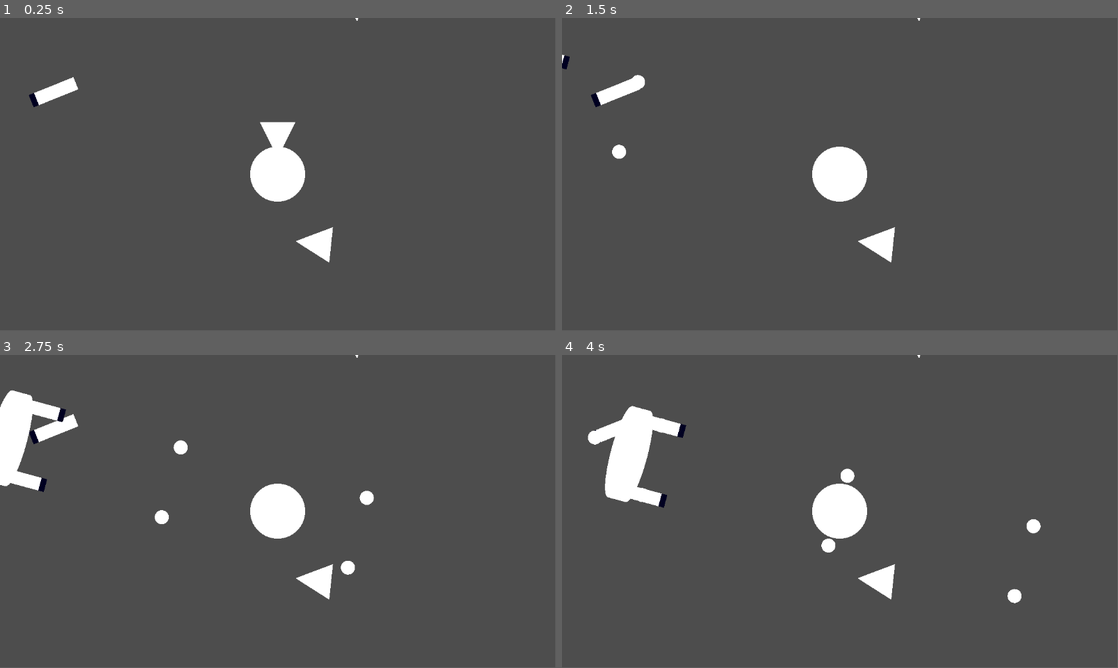
Above: before the commit, frames 1-4 (two rows, left to right).
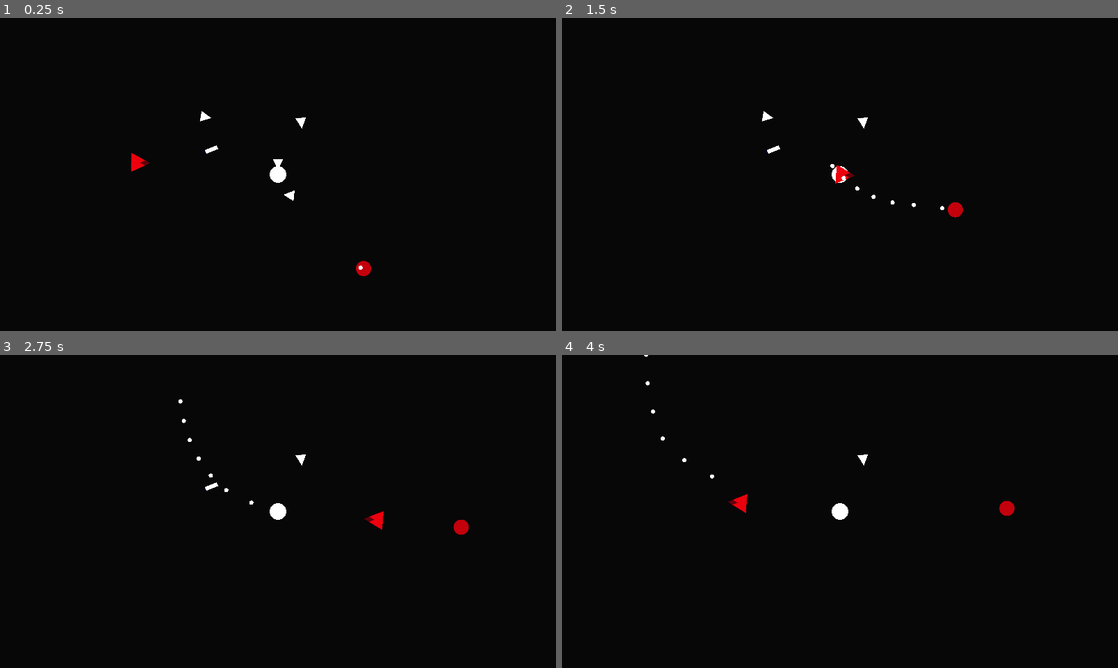
Above: after the commit, the same moments.

Repository: Leeway001Write/melonJam6
Game: Godot game, scene res://Levels/world.tscn
Two runs of this game, one before a commit and one after it. Both use one fixed random seed, a clock stepped at 60 frames per second and the inputs below.
Inputs:
- Up to frame 1 (0.25 s): no input
- Up to frame 2 (1.5 s): tap Enter at 0.5 s; hold D (right) 0.53-1.28 s; hold Space (fire, bound only after the commit) 0.53-1.28 s; hold A (left) from 1.28 s (still down); tap X (DestroyTest) at 1.35 s
- Up to frame 3 (2.75 s): tap Space (fire, bound only after the commit) at 1.55 s; release A (left) at 2.03 s; hold D (right) from 2.03 s (still down); hold Space (fire, bound only after the commit) from 2.03 s (still down)
- Up to frame 4 (4 s): release D (right) at 2.78 s; release Space (fire, bound only after the commit) at 2.78 s; hold W (forward) 2.78-3.53 s; tap Space (fire, bound only after the commit) at 2.85 s; hold A (left) from 3.53 s (still down); hold Space (fire, bound only after the commit) from 3.53 s (still down); tap X (DestroyTest) at 3.6 s
In our replay, the window is 799x449 before the commit and 800x450 after it. These sizes can differ from the game's own. Grey fills any space a smaller window leaves; there, only what the larger window draws over its background counts as a difference.

The runs differ from the first frame. In frame 1, 99% of the frame differs, in the area x 0-100%, y 0-100%; in frame 2, 100%; in frame 3, 100%; in frame 4, 100%.

Commit message:
Added in two enemies and the sfx.

Diff:
--- a/escape-from-greenland/Levels/world.tscn
+++ b/escape-from-greenland/Levels/world.tscn
@@ -1,35 +1,49 @@
-[gd_scene load_steps=6 format=3 uid="uid://yueyhrgmxpo4"]
+[gd_scene load_steps=7 format=3 uid="uid://yueyhrgmxpo4"]
 
 [ext_resource type="PackedScene" uid="uid://gjus2b6qt6k1" path="res://Prefabs/ship.tscn" id="1_kycxd"]
 [ext_resource type="PackedScene" uid="uid://6t48r1sfmkgl" path="res://Prefabs/booster.tscn" id="2_kycxd"]
 [ext_resource type="PackedScene" uid="uid://ccrjlto8qhso5" path="res://Prefabs/gun.tscn" id="3_pa6j6"]
-[ext_resource type="PackedScene" uid="uid://boaxflxn4ts0a" path="res://Prefabs/enemy.tscn" id="4_4dvsh"]
-[ext_resource type="PackedScene" uid="uid://bvx2yw0dxqd2i" path="res://Prefabs/asteroid.tscn" id="5_ks8n1"]
+[ext_resource type="PackedScene" uid="uid://rk3w2tikjskl" path="res://Prefabs/charging-enemy.tscn" id="4_4dvsh"]
+[ext_resource type="PackedScene" uid="uid://bn1lygxg8oxdq" path="res://Prefabs/path-enemy.tscn" id="5_ks8n1"]
+
+[sub_resource type="QuadMesh" id="QuadMesh_4dvsh"]
 
 [node name="World" type="Node2D"]
-
-[node name="Asteroid" parent="." instance=ExtResource("5_ks8n1")]
-position = Vector2(1217, 443)
 
 [node name="Ship" parent="." instance=ExtResource("1_kycxd")]
 position = Vector2(571, 81)
 
-[node name="Booster" parent="." instance=ExtResource("2_kycxd")]
+[node name="Items" type="Node2D" parent="."]
+
+[node name="Booster" parent="Items" instance=ExtResource("2_kycxd")]
 position = Vector2(645, 224)
 rotation = 1.67462
 
-[node name="Booster2" parent="." instance=ExtResource("2_kycxd")]
+[node name="Booster2" parent="Items" instance=ExtResource("2_kycxd")]
 position = Vector2(732, -273)
 rotation = -0.108523
 
-[node name="Booster3" parent="." instance=ExtResource("2_kycxd")]
+[node name="Booster3" parent="Items" instance=ExtResource("2_kycxd")]
 position = Vector2(74, -315)
-rotation = 4.8862
+rotation = -1.39699
 
-[node name="Gun" parent="." instance=ExtResource("3_pa6j6")]
+[node name="Gun" parent="Items" instance=ExtResource("3_pa6j6")]
 position = Vector2(106, -89)
 rotation = 1.18919
 
-[node name="Enemy" parent="." instance=ExtResource("4_4dvsh")]
-position = Vector2(-252, -142)
-rotation = 0.306738
+[node name="Backgrounds" type="Node2D" parent="."]
+
+[node name="Backdrop" type="MeshInstance2D" parent="Backgrounds"]
+modulate = Color(0.0283017, 0.0283017, 0.0283017, 1)
+z_index = -99
+position = Vector2(571, 81)
+scale = Vector2(41818.7, 17565.5)
+mesh = SubResource("QuadMesh_4dvsh")
+
+[node name="Enemies" type="Node2D" parent="."]
+
+[node name="ChargingEnemy" parent="Enemies" instance=ExtResource("4_4dvsh")]
+position = Vector2(-377, 0)
+
+[node name="PathEnemy" parent="." instance=ExtResource("5_ks8n1")]
+position = Vector2(1137, 135)
--- a/escape-from-greenland/Prefabs/bullet.tscn
+++ b/escape-from-greenland/Prefabs/bullet.tscn
@@ -15,7 +15,7 @@
 scale = Vector2(29.1249, 29.1249)
 mesh = SubResource("SphereMesh_7dga7")
 
-[node name="Area2D" type="Area2D" parent="."]
+[node name="Area2D" type="Area2D" parent="." groups=["PlayerBullet"]]
 
 [node name="CollisionShape2D" type="CollisionShape2D" parent="Area2D"]
 shape = SubResource("CircleShape2D_0oen4")
--- /dev/null
+++ b/escape-from-greenland/Prefabs/charging-enemy.tscn
@@ -0,0 +1,42 @@
+[gd_scene load_steps=5 format=3 uid="uid://rk3w2tikjskl"]
+
+[ext_resource type="Script" uid="uid://dvig3630g5roh" path="res://Scripts/charging-enemy.gd" id="1_ra6xg"]
+
+[sub_resource type="PrismMesh" id="PrismMesh_ra6xg"]
+
+[sub_resource type="PrismMesh" id="PrismMesh_e1giq"]
+
+[sub_resource type="CircleShape2D" id="CircleShape2D_ra6xg"]
+
+[node name="ChargingEnemy" type="CharacterBody2D"]
+script = ExtResource("1_ra6xg")
+speed = 1100.0
+health = 3
+
+[node name="MeshInstance2D" type="MeshInstance2D" parent="."]
+modulate = Color(0.926739, 0, 0.050885, 1)
+clip_children = 2
+rotation = -1.57079
+scale = Vector2(131.134, 131.134)
+mesh = SubResource("PrismMesh_ra6xg")
+
+[node name="MeshInstance2D" type="MeshInstance2D" parent="MeshInstance2D"]
+modulate = Color(0.415686, 0.168627, 1, 1)
+position = Vector2(-9.31323e-10, 0.463659)
+rotation = 3.14159
+mesh = SubResource("PrismMesh_e1giq")
+
+[node name="Timer" type="Timer" parent="."]
+wait_time = 1.5
+one_shot = true
+
+[node name="Area2D" type="Area2D" parent="."]
+scale = Vector2(1.64328, 1.64328)
+
+[node name="CollisionShape2D" type="CollisionShape2D" parent="Area2D"]
+position = Vector2(-11, 1)
+scale = Vector2(3.23013, 3.23013)
+shape = SubResource("CircleShape2D_ra6xg")
+
+[connection signal="timeout" from="Timer" to="." method="_on_timer_timeout"]
+[connection signal="area_entered" from="Area2D" to="." method="_on_area_entered"]
--- a/escape-from-greenland/Prefabs/enemy_gun.tscn
+++ b/escape-from-greenland/Prefabs/enemy_gun.tscn
@@ -1,6 +1,6 @@
 [gd_scene load_steps=3 format=3 uid="uid://dq5diuh35es7e"]
 
-[ext_resource type="Script" uid="uid://cckfj4ob3h2rp" path="res://Scripts/enemy_gun.gd" id="1_nbj55"]
+[ext_resource type="Script" uid="uid://cckfj4ob3h2rp" path="res://Scripts/enemy-gun.gd" id="1_nbj55"]
 
 [sub_resource type="QuadMesh" id="QuadMesh_nbj55"]
 
--- a/escape-from-greenland/Prefabs/gun.tscn
+++ b/escape-from-greenland/Prefabs/gun.tscn
@@ -9,6 +9,7 @@
 
 [node name="Gun" type="CharacterBody2D"]
 script = ExtResource("1_3se71")
+speed = 1750
 health = 1
 
 [node name="MeshInstance2D" type="MeshInstance2D" parent="."]
@@ -31,6 +32,7 @@
 position = Vector2(0, 46)
 
 [node name="Timer" type="Timer" parent="."]
+wait_time = 0.1
 autostart = true
 
 [connection signal="area_entered" from="Area2D" to="." method="_on_area_2d_area_entered"]
--- /dev/null
+++ b/escape-from-greenland/Prefabs/path-enemy.tscn
@@ -0,0 +1,47 @@
+[gd_scene load_steps=6 format=3 uid="uid://bn1lygxg8oxdq"]
+
+[ext_resource type="Script" uid="uid://nhaxthi3vtxm" path="res://Scripts/flying-enemy.gd" id="1_kegwy"]
+[ext_resource type="Script" uid="uid://cwrywos85w8re" path="res://Scripts/path-enemy-control.gd" id="1_lldgc"]
+
+[sub_resource type="Curve2D" id="Curve2D_lldgc"]
+_data = {
+"points": PackedVector2Array(0, 0, 0, 0, -5, 688, 0, 0, 0, 0, 148, 213, 0, 0, 0, 0, 878, 3, 0, 0, 0, 0, 158, -191, 0, 0, 0, 0, -7, -942, 0, 0, 0, 0, -178, -191, 0, 0, 0, 0, -1110, 0, 0, 0, 0, 0, -204, 208, 0, 0, 0, 0, -5, 688)
+}
+point_count = 9
+
+[sub_resource type="SphereMesh" id="SphereMesh_lldgc"]
+
+[sub_resource type="CircleShape2D" id="CircleShape2D_lldgc"]
+
+[node name="PathEnemy" type="Path2D"]
+curve = SubResource("Curve2D_lldgc")
+script = ExtResource("1_lldgc")
+speed = 6.5
+max_dist = 900.0
+bullet_speed = 750.0
+
+[node name="PathFollow2D" type="PathFollow2D" parent="."]
+position = Vector2(-5, 688)
+rotation = -1.25918
+
+[node name="Enemy" type="CharacterBody2D" parent="."]
+script = ExtResource("1_kegwy")
+health = 3
+
+[node name="MeshInstance2D" type="MeshInstance2D" parent="Enemy"]
+modulate = Color(0.764286, 0, 0.0491592, 1)
+scale = Vector2(105.127, 105.127)
+mesh = SubResource("SphereMesh_lldgc")
+
+[node name="Area2D" type="Area2D" parent="Enemy" groups=["DamagePlayer"]]
+
+[node name="CollisionShape2D" type="CollisionShape2D" parent="Enemy/Area2D"]
+scale = Vector2(5.32855, 5.32855)
+shape = SubResource("CircleShape2D_lldgc")
+
+[node name="Timer" type="Timer" parent="."]
+wait_time = 0.2
+autostart = true
+
+[connection signal="area_entered" from="Enemy/Area2D" to="Enemy" method="_on_area_entered"]
+[connection signal="timeout" from="Timer" to="." method="_on_timer_timeout"]
--- a/escape-from-greenland/Prefabs/ship.tscn
+++ b/escape-from-greenland/Prefabs/ship.tscn
@@ -42,6 +42,7 @@
 shape = SubResource("CircleShape2D_88h6h")
 
 [node name="Camera2D" type="Camera2D" parent="."]
+zoom = Vector2(0.5, 0.5)
 position_smoothing_enabled = true
 
 [connection signal="area_entered" from="Area2D" to="." method="_on_area_2d_area_entered"]
--- /dev/null
+++ b/escape-from-greenland/Scripts/charging-enemy.gd
@@ -0,0 +1,31 @@
+extends Enemy
+
+@export var speed: float = 700
+@onready var player:CharacterBody2D = get_tree().get_first_node_in_group('Player')
+var charging = false
+
+func _ready() -> void:
+	_charge()
+
+func _physics_process(delta: float) -> void:
+	if charging:
+		velocity = Vector2.RIGHT.rotated(rotation) * speed
+		move_and_slide()
+	else:
+		velocity = Vector2.ZERO
+
+func _charge():
+	var dist = sqrt((player.global_position.x - global_position.x) * (player.global_position.x - global_position.x) + (player.global_position.y - global_position.y) * (player.global_position.y - global_position.y))
+	print_debug(dist)
+	var diff = player.global_position - global_position
+	var tween = get_tree().create_tween()
+	tween.tween_property(self, 'rotation', atan2(diff.y, diff.x), .6)
+	await get_tree().create_timer(.6).timeout
+	charging = true
+	$Timer.start()
+
+
+
+func _on_timer_timeout() -> void:
+	charging = false
+	_charge()
--- /dev/null
+++ b/escape-from-greenland/Scripts/enemy-general.gd
@@ -0,0 +1,14 @@
+extends CharacterBody2D
+
+class_name Enemy
+
+@export var health:int
+
+func _on_area_entered(area:Area2D):
+	if area.is_in_group('PlayerBullet'):
+		_hurt()
+
+func _hurt():
+	health -= 1
+	if health <= 0:
+		queue_free()
--- /dev/null
+++ b/escape-from-greenland/Scripts/flying-enemy.gd
@@ -0,0 +1 @@
+extends Enemy
--- a/escape-from-greenland/Scripts/gun.gd
+++ b/escape-from-greenland/Scripts/gun.gd
@@ -4,6 +4,7 @@
 
 @export var speed = 500
 @onready var bullet = preload("res://Prefabs/bullet.tscn")
+@onready var ship:CharacterBody2D = get_tree().get_first_node_in_group('Player')
 var dir = Vector2.ZERO
 
 
@@ -13,7 +14,8 @@
 
 
 func _on_timer_timeout() -> void:
+	if not Input.is_action_pressed('fire') or not attached: return
 	var bullet_inst:CharacterBody2D = bullet.instantiate()
-	bullet_inst.velocity = dir * speed
+	bullet_inst.velocity = dir * speed + ship.velocity
 	bullet_inst.global_position = $ForwardPos.global_position
 	get_tree().root.add_child.call_deferred(bullet_inst)
--- /dev/null
+++ b/escape-from-greenland/Scripts/path-enemy-control.gd
@@ -0,0 +1,35 @@
+extends Path2D
+
+@export var speed:float
+@export var max_dist:float
+@export var bullet_speed:float
+
+@onready var path_follow = $PathFollow2D
+@onready var enemy_ship = $Enemy
+@onready var player:CharacterBody2D = get_tree().get_first_node_in_group('Player')
+@onready var bullet = preload("res://Prefabs/bullet.tscn")
+
+var firing = true
+
+func _physics_process(delta: float) -> void:
+	path_follow.progress += speed
+	enemy_ship.global_position = path_follow.global_position
+	# Basically just the distance formula to see how far the player is
+	var enemy_dist = sqrt(((enemy_ship.global_position.x - player.global_position.x) ** 2.0) + ((enemy_ship.global_position.y - player.global_position.y) ** 2.0))
+	firing = enemy_dist < max_dist
+
+
+
+
+func _on_timer_timeout() -> void:
+	if firing:
+		var bullet_inst = bullet.instantiate()
+		bullet_inst.global_position = enemy_ship.global_position
+
+		# Calculate the direction of the bullets
+		var bullet_vector = Vector2(player.global_position - enemy_ship.global_position).normalized()
+		# Remove the bullet from the wrong class and put it in the right class
+		bullet_inst.find_child('Area2D').remove_from_group('PlayerBullet')
+		bullet_inst.find_child('Area2D').add_to_group('DamagePlayer')
+		bullet_inst.velocity = bullet_vector * bullet_speed
+		get_tree().root.add_child.call_deferred(bullet_inst)
--- a/escape-from-greenland/project.godot
+++ b/escape-from-greenland/project.godot
@@ -15,6 +15,12 @@
 config/features=PackedStringArray("4.4", "GL Compatibility")
 config/icon="res://icon.svg"
 
+[display]
+
+window/size/viewport_width=1920
+window/size/viewport_height=1080
+window/stretch/mode="viewport"
+
 [global_group]
 
 Booster=""
@@ -23,6 +29,7 @@
 Component=""
 Player=""
 DamagePlayer=""
+PlayerBullet=""
 
 [input]
 
@@ -49,6 +56,11 @@
 "events": [Object(InputEventKey,"resource_local_to_scene":false,"resource_name":"","device":0,"window_id":0,"alt_presse …(189 unchanged characters)…
 ]
 }
+fire={
+"deadzone": 0.2,
+"events": [Object(InputEventKey,"resource_local_to_scene":false,"resource_name":"","device":-1,"window_id":0,"alt_pressed":false,"shift_pressed":false,"ctrl_pressed":false,"meta_pressed":false,"pressed":false,"keycode":0,"physical_keycode":32,"key_label":0,"unicode":32,"location":0,"echo":false,"script":null)
+]
+}
 
 [rendering]
 
Binary file added: escape-from-greenland/Art/headlight-texture.png
Not shown, added: escape-from-greenland/Art/headlight-texture.png.import
Binary file added: escape-from-greenland/Art/light-texture.png
Not shown, added: escape-from-greenland/Art/light-texture.png.import
Not shown, added: escape-from-greenland/Scripts/charging-enemy.gd.uid
Not shown, added: escape-from-greenland/Scripts/enemy-general.gd.uid
Renamed: escape-from-greenland/Scripts/enemy_gun.gd -> escape-from-greenland/Scripts/enemy-gun.gd
Renamed: escape-from-greenland/Scripts/enemy_gun.gd.uid -> escape-from-greenland/Scripts/enemy-gun.gd.uid
Not shown, added: escape-from-greenland/Scripts/flying-enemy.gd.uid
Not shown, added: escape-from-greenland/Scripts/path-enemy-control.gd.uid
Not shown, added: escape-from-greenland/Sound/SFX/250725_0031.wav.import
Not shown, added: escape-from-greenland/Sound/SFX/250725_0032.wav.import
(and 10 more such lines)
